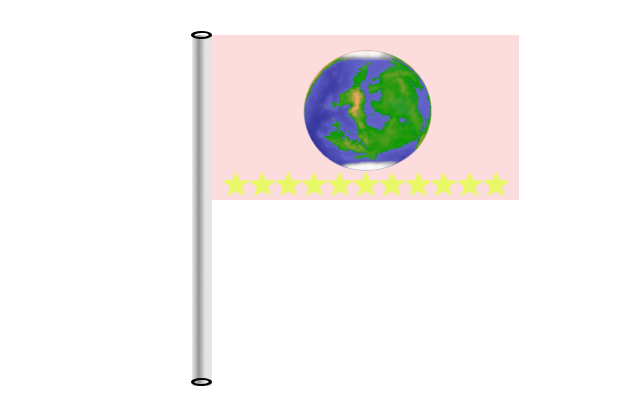
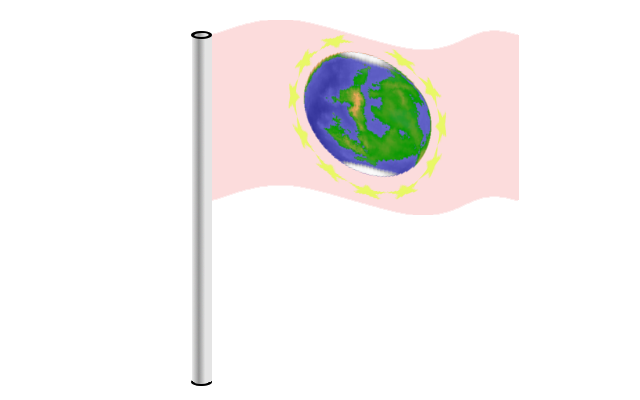
Two versions of the same layered image (640 × 400). Layer-by-layer changes:
painted on "Pasted Layer" over left=212, top=20, right=518, bottom=215
removed layer "sfdfsd #1" over left=223, top=171, right=509, bottom=196
removed layer "sfdfsd" (was lighten) over left=299, top=50, right=438, bottom=171
removed layer "planet" over left=303, top=50, right=432, bottom=171
hid "Flag", painted on it over left=213, top=35, right=515, bottom=200
removed layer "RoundedPole" over left=192, top=31, right=212, bottom=386
removed layer "Pole" over left=192, top=378, right=212, bottom=386
showed "Background", painted on it over left=192, top=31, right=212, bottom=386
